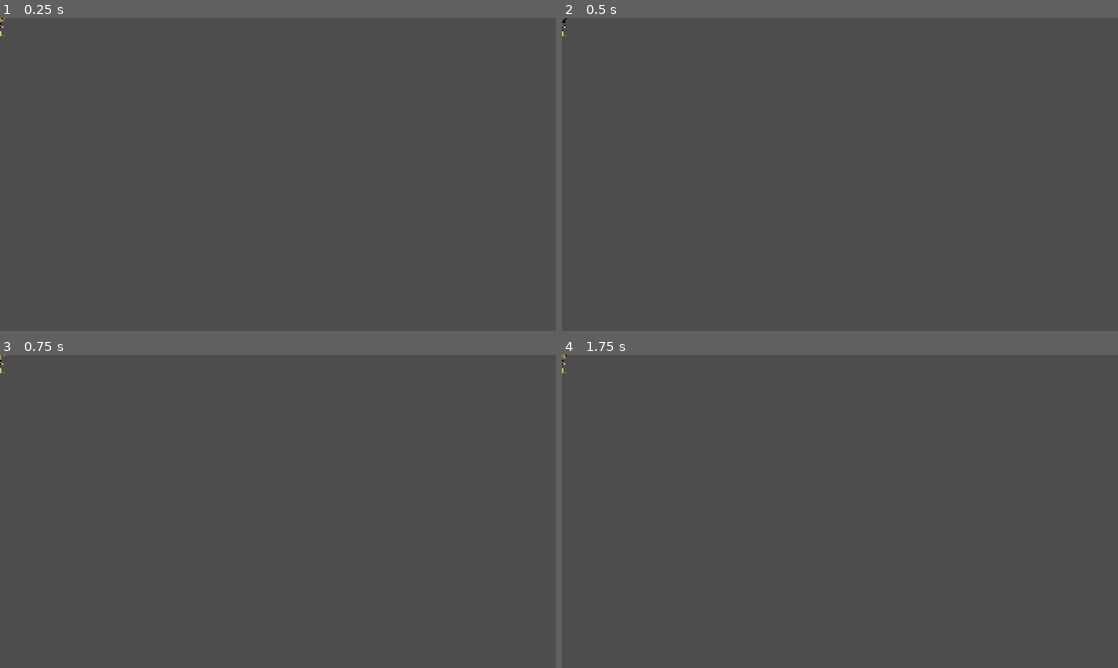
Above: before the commit, frames 1-4 (two rows, left to right).
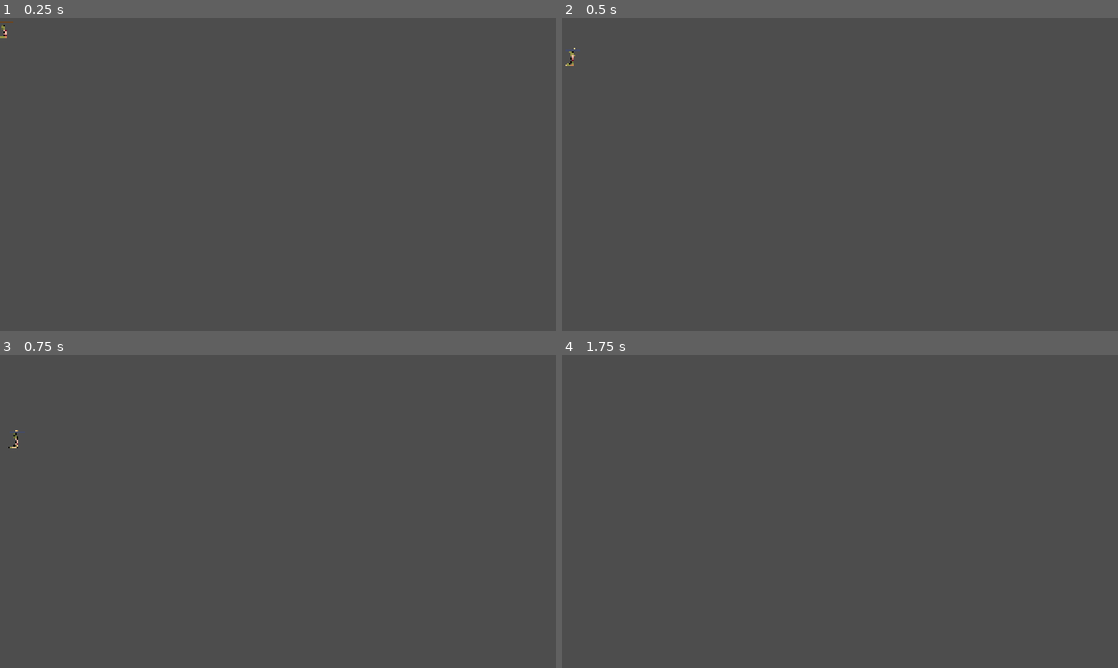
Above: after the commit, the same moments.

Repository: ALI-Yah1a/Martial-Hero
Game: Godot game, scene res://Scenes/first_gorgon.tscn
Two runs of this game, one before a commit and one after it. Both use one fixed random seed, a clock stepped at 60 frames per second and the inputs below. The project has no main scene, so this scene is started directly.
Inputs (mouse positions are in pixels of both pictures, inside the frame that each line leads up to):
- Up to frame 1 (0.25 s): no input
- Up to frame 2 (0.5 s): no input
- Up to frame 3 (0.75 s): move the mouse to (400, 495) at 0.52 s; hold Right (run_right) from 0.53 s (still down); hold E (attack_3) from 0.53 s (still down)
- Up to frame 4 (1.75 s): keep holding Right (run_right); tap Space (jump) at 0.77, 1.52 s; move the mouse to (728, 527) at 1.27 s; release E (attack_3) at 1.28 s; click (728, 527) at 1.35 s; tap E (attack_3) at 1.55 s

The runs differ from the first frame. In frame 1, less than 0.1% of the frame differs, in the area x 0-3%, y 0-7%; in frame 2, less than 0.1%, in the area x 0-4%, y 0-16%; in frame 3, less than 0.1%; in frame 4, less than 0.1%.

Commit message:
Creating the first enemy script

Diff:
--- a/Scenes/first_gorgon.tscn
+++ b/Scenes/first_gorgon.tscn
@@ -1,6 +1,7 @@
 [gd_scene format=3 uid="uid://qx4evfbjc8q1"]
 
 [ext_resource type="Texture2D" uid="uid://dp23w1oeqly7i" path="res://Assets/Gorgons/Gorgon_1/Attack_3.png" id="1_ily35"]
+[ext_resource type="Script" uid="uid://bnkqy62lg50yg" path="res://Scripts/first_gorgon.gd" id="1_r51e0"]
 [ext_resource type="Texture2D" uid="uid://ckgyoge8067a" path="res://Assets/Gorgons/Gorgon_1/Dead.png" id="2_e1eqe"]
 [ext_resource type="Texture2D" uid="uid://djfilvxythhpc" path="res://Assets/Gorgons/Gorgon_1/Hurt.png" id="3_r51e0"]
 [ext_resource type="Texture2D" uid="uid://cmxgjabmfhq4c" path="res://Assets/Gorgons/Gorgon_1/Idle.png" id="4_8mtqg"]
@@ -213,9 +214,9 @@
 "duration": 1.0,
 "texture": SubResource("AtlasTexture_1iwix")
 }],
-"loop": 1,
+"loop": 0,
 "name": &"attack",
-"speed": 10.0
+"speed": 15.0
 }, {
 "frames": [{
 "duration": 1.0,
@@ -343,7 +344,7 @@
 }]
 
 [sub_resource type="RectangleShape2D" id="RectangleShape2D_7puqi"]
-size = Vector2(98, 79)
+size = Vector2(73.33333, 79)
 
 [sub_resource type="AtlasTexture" id="AtlasTexture_ily35"]
 atlas = ExtResource("7_e1eqe")
@@ -354,9 +355,11 @@
 region = Rect2(199, 176, 82, 4)
 
 [sub_resource type="RectangleShape2D" id="RectangleShape2D_t76eq"]
-size = Vector2(378, 80)
-
-[node name="FirstGorgon" type="CharacterBody2D" unique_id=603275152]
+size = Vector2(548.3333, 80)
+
+[node name="FirstGorgon" type="CharacterBody2D" unique_id=603275152 groups=["Enemy"]]
+scale = Vector2(0.6, 0.6)
+script = ExtResource("1_r51e0")
 
 [node name="AnimatedSprite2D" type="AnimatedSprite2D" parent="." unique_id=52053815]
 sprite_frames = SubResource("SpriteFrames_t76eq")
@@ -364,7 +367,7 @@
 autoplay = "idle"
 
 [node name="CollisionShape2D" type="CollisionShape2D" parent="." unique_id=1422867680]
-position = Vector2(7, 24)
+position = Vector2(3.333334, 24)
 shape = SubResource("RectangleShape2D_7puqi")
 
 [node name="HealthBar" type="TextureProgressBar" parent="." unique_id=1925626464]
@@ -384,5 +387,8 @@
 [node name="DetectionArea" type="Area2D" parent="." unique_id=623946619]
 
 [node name="CollisionShape2D" type="CollisionShape2D" parent="DetectionArea" unique_id=902682912]
-position = Vector2(7, 24)
+position = Vector2(4.1666603, 24)
 shape = SubResource("RectangleShape2D_t76eq")
+
+[connection signal="body_entered" from="DetectionArea" to="." method="_on_detection_area_body_entered"]
+[connection signal="body_exited" from="DetectionArea" to="." method="_on_detection_area_body_exited"]
--- a/Scenes/player.tscn
+++ b/Scenes/player.tscn
@@ -398,7 +398,7 @@
 }],
 "loop": 0,
 "name": &"hurt",
-"speed": 10.0
+"speed": 15.0
 }, {
 "frames": [{
 "duration": 1.0,
@@ -486,15 +486,13 @@
 [sub_resource type="RectangleShape2D" id="RectangleShape2D_t76eq"]
 size = Vector2(44, 40.5)
 
-[node name="Player" type="CharacterBody2D" unique_id=2112703592]
+[node name="Player" type="CharacterBody2D" unique_id=2112703592 groups=["Player"]]
 script = ExtResource("1_tx1dd")
 
 [node name="AnimatedSprite2D" type="AnimatedSprite2D" parent="." unique_id=1361477983]
 sprite_frames = SubResource("SpriteFrames_t76eq")
-animation = &"attack_3"
+animation = &"hurt"
 autoplay = "idle"
-frame = 8
-frame_progress = 1.0
 
 [node name="CollisionShape2D" type="CollisionShape2D" parent="." unique_id=2093667214]
 position = Vector2(6, -3)
--- /dev/null
+++ b/Scripts/first_gorgon.gd
@@ -0,0 +1,156 @@
+extends CharacterBody2D
+
+@onready var animated_sprite_2d: AnimatedSprite2D = $AnimatedSprite2D
+@onready var collision_shape_2d: CollisionShape2D = $CollisionShape2D
+@onready var health_bar: TextureProgressBar = $HealthBar
+@onready var ray_cast: RayCast2D = $RayCast2D
+
+var speed = 80
+var chase_speed = 120
+var attack_range = 44
+var attack_cooldown = 0.8
+var direction = 1
+var max_hp = 2
+var current_hp = 2
+var is_alive = true
+var is_hurt = false
+var is_attacking = false
+var is_chasing = false
+var can_attack = true
+var player_ref: Node2D = null
+var gravity = ProjectSettings.get_setting("physics/2d/default_gravity")
+
+func _ready() -> void:
+	health_bar.max_value = max_hp
+	health_bar.value = current_hp
+
+func _physics_process(delta: float) -> void:
+	if not is_alive:
+		return
+
+	if not is_on_floor():
+		velocity.y += gravity * delta
+
+	if is_hurt or is_attacking:
+		velocity.x = 0
+		move_and_slide()
+		return
+
+	if is_chasing and is_instance_valid(player_ref):
+		var distance_to_player = global_position.distance_to(player_ref.global_position)
+		var dir_to_player = sign(player_ref.global_position.x - global_position.x)
+		if dir_to_player != 0:
+			direction = dir_to_player
+
+
+		update_facing_direction()
+
+		if distance_to_player <= attack_range:
+			velocity.x = 0
+			if can_attack:
+				start_attack()
+		else:
+			if (not ray_cast.is_colliding() and is_on_floor()) or is_on_wall():
+				velocity.x = 0
+			else:
+				velocity.x = chase_speed * direction
+	else:
+		if is_on_wall() or (not ray_cast.is_colliding() and is_on_floor()):
+			direction *= -1
+			update_facing_direction()
+		velocity.x = speed * direction
+
+	move_and_slide()
+	update_animation()
+
+func update_facing_direction() -> void:
+	if direction > 0:
+		animated_sprite_2d.flip_h = false
+		animated_sprite_2d.position.x = 0
+		ray_cast.position.x = abs(ray_cast.position.x)
+	elif direction < 0:
+		animated_sprite_2d.flip_h = true
+		animated_sprite_2d.position.x = 5
+		ray_cast.position.x = -abs(ray_cast.position.x)
+
+func update_animation() -> void:
+	if is_attacking or is_hurt or not is_alive:
+		return
+
+	if velocity.x != 0:
+		if is_chasing:
+			animated_sprite_2d.play("run")
+		else:
+			animated_sprite_2d.play("walk")
+	else:
+		animated_sprite_2d.play("idle")
+
+func start_attack() -> void:
+	is_attacking = true
+	can_attack = false
+	velocity.x = 0
+
+	if animated_sprite_2d.sprite_frames.has_animation("attack"):
+		animated_sprite_2d.play("attack")
+		await get_tree().create_timer(0.8).timeout
+
+
+		if is_attacking and is_alive and not is_hurt and is_instance_valid(player_ref):
+			if global_position.distance_to(player_ref.global_position) <= attack_range + 20.0:
+				if player_ref.has_method("take_damage"):
+					player_ref.take_damage(1)
+
+
+		if is_attacking and animated_sprite_2d.is_playing() and animated_sprite_2d.animation == "attack":
+			await animated_sprite_2d.animation_finished
+
+	is_attacking = false
+	await get_tree().create_timer(attack_cooldown).timeout
+	can_attack = true
+
+func take_damage(amount: int) -> void:
+	if not is_alive or is_hurt:
+		return
+
+	is_hurt = true
+	is_attacking = false
+	current_hp -= amount
+	health_bar.value = current_hp
+
+	if current_hp > 0:
+		if animated_sprite_2d.sprite_frames.has_animation("hurt"):
+			animated_sprite_2d.play("hurt")
+		await get_tree().create_timer(0.4).timeout
+		is_hurt = false
+	else:
+		die()
+
+func die() -> void:
+	if not is_alive:
+		return
+	is_alive = false
+	is_attacking = false
+	velocity = Vector2.ZERO
+
+	if animated_sprite_2d.sprite_frames.has_animation("death"):
+		await get_tree().create_timer(0.2).timeout
+		animated_sprite_2d.play("death")
+
+	collision_shape_2d.set_deferred("disabled", true)
+	await get_tree().create_timer(0.5).timeout
+
+	var ui = get_tree().get_root().find_child("Level_UI", true, false)
+	if ui and ui.has_method("add_zombie_kill"):
+		ui.add_zombie_kill(1)
+
+	queue_free()
+
+func _on_detection_area_body_entered(body: Node2D) -> void:
+	if body.is_in_group("Player"):
+		player_ref = body
+		is_chasing = true
+
+func _on_detection_area_body_exited(body: Node2D) -> void:
+	if body == player_ref:
+		player_ref = null
+		is_chasing = false
--- a/project.godot
+++ b/project.godot
@@ -25,6 +25,11 @@
 [editor_plugins]
 
 enabled=PackedStringArray("res://addons/godot_super-wakatime/plugin.cfg")
+
+[global_group]
+
+Player=""
+Enemy=""
 
 [input]
 
Not shown, added: Scripts/first_gorgon.gd.uid
